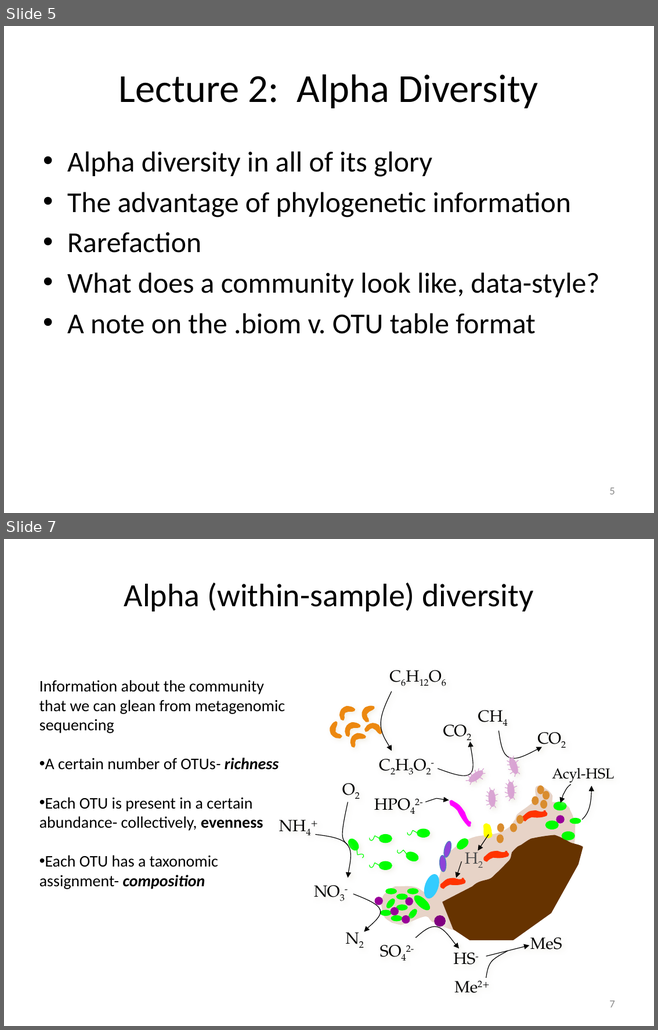
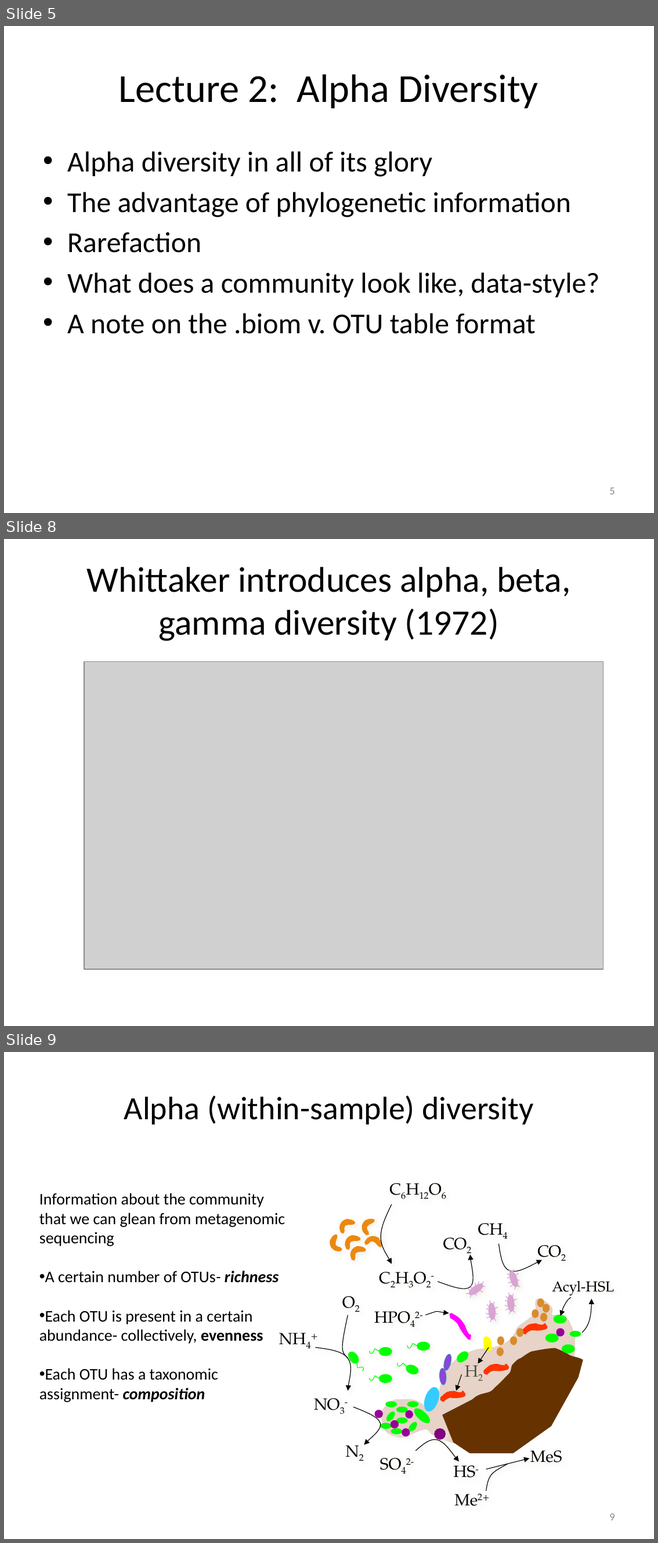
Before and after one commit to edamame-course/docs, a slide deck: extra/Presentations/2014-08-14-AM_Ashley_Lecture2.pptx. Shown one above the other, each under a label of ours: slides 5 and 7 before the commit, slides 5, 8 and 9 after it; the slides between them are not shown. The pictures are 658x1030 and 658x1543 pixels, drawn with LibreOffice and Linux fonts; fonts in the diff are those of the drawing; grey boxes stand for pictures. Boxes give left, top, right and bottom in pixels: in the first picture for what was removed or moved away, otherwise in the second. Text is boxed around its words. In the diff, an @@ line names an element or a change of style, - is before the commit and + after.

```diff
--- a/extra/Presentations/2014-08-14-AM_Ashley_Lecture2.pptx
+++ b/extra/Presentations/2014-08-14-AM_Ashley_Lecture2.pptx
@@ slide 8 added at (4, 539, 654, 1026), background #FFFFFF @@
@@ title added at (87, 567, 570, 641), 39.6 pt, text #000000 @@
+Whittaker introduces alpha, beta, gamma diversity (1972)
@@ picture added at (84, 661, 603, 969) @@
@@ what was slide 7 is now slide 9 @@
@@ page number at (609, 1514, 614, 1521): text changed @@
-7
+9
```
Also in this commit, not shown: 2 slides changed, 1 other slide added, 1 other file.
